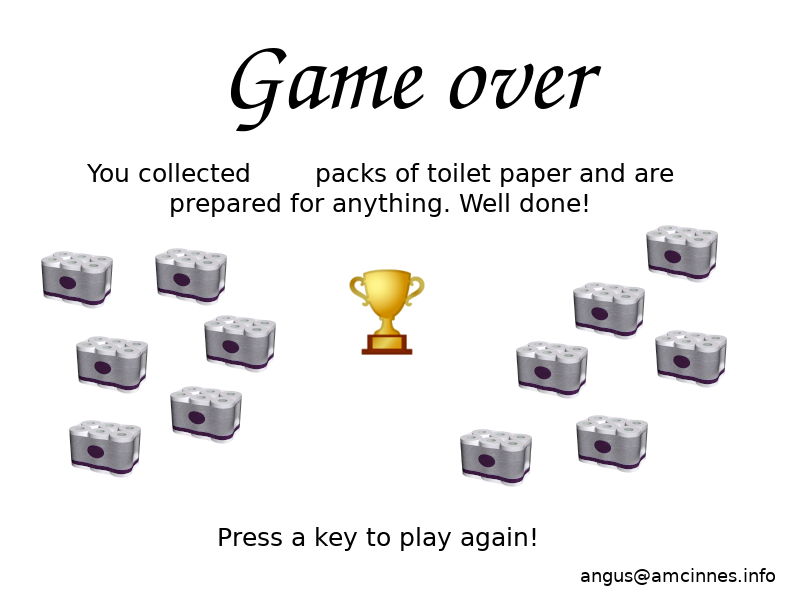
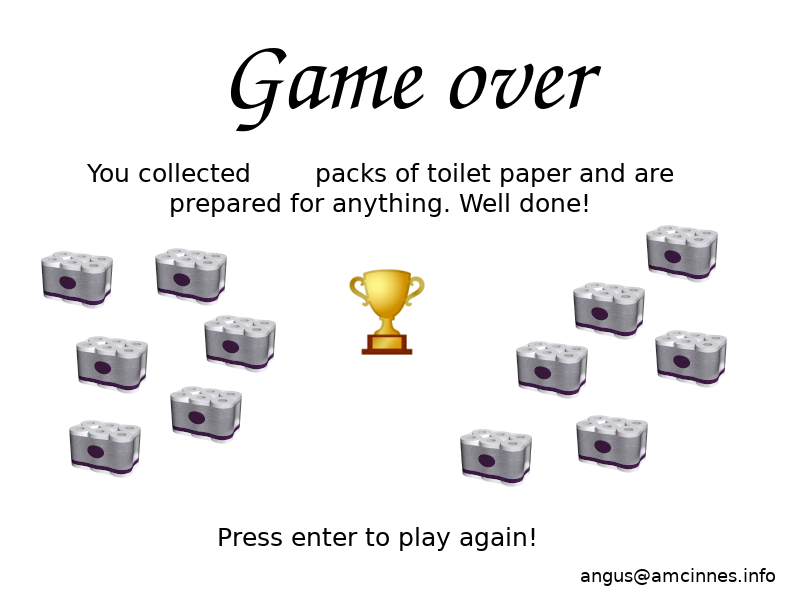
Before/after of a (800, 600) layered artwork. What changed in the layer stack:
renamed "Press a key to play again!" to "Press enter to play again!", painted on it over bbox(292, 527, 536, 551)
